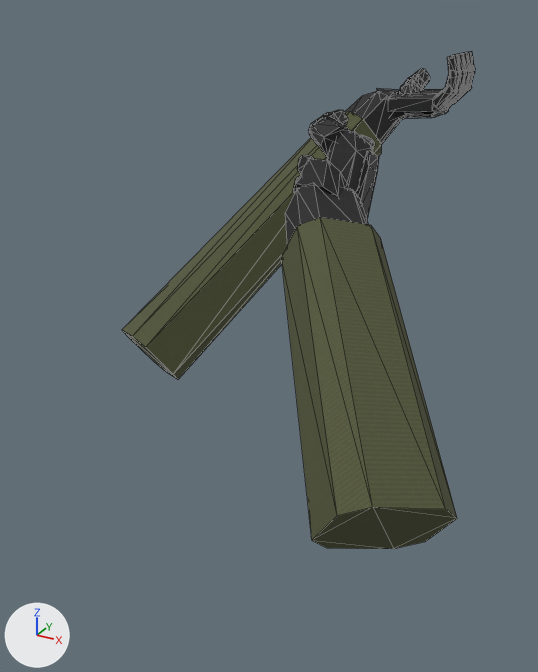
The glTF model assets/viewmodels/arms/arms_rifle.glb as it was, and as the next commit left it.
Rendered twice from a 50 mm camera at (0.268, -0.692, 0.064) aimed at (-0.037, -0.136, -0.213). Arrows for +X, +Y and +Z are at lower left; the lights stay in place. The first picture is the older version. Mesh edges are drawn as thin lines. Vertices at exactly the same position are counted once.

Script lines for the objects in view, before the commit:
```python
me_arms = bpy.data.meshes.new('Arms')
me_arms.from_pydata(...)  # 640 vertices, 1120 faces; spans x -0.242..0.189, y -0.363..0.237, z -0.313..0.02
# faces by material slot: [56, 1008, 56]
me_arms.materials.append(mat_sleeve)  # picture img_sleeve
me_arms.materials.append(mat_glove)  # picture img_glove
me_arms.materials.append(mat_knuckleguard)  # picture img_knuckle
ob_arms = bpy.data.objects.new('Arms', me_arms)
ob_arms.location = (0.0, 0.0, 0.0)
```
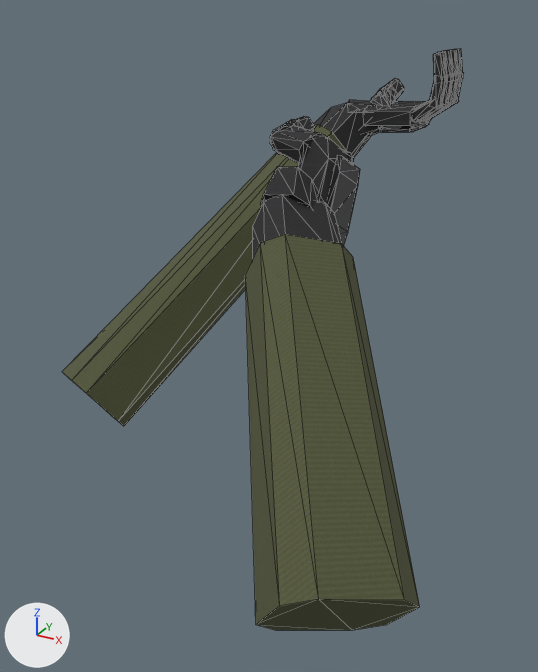
The change, as a list of edits to the scene's bpy script:
```text
Change me_arms:
    remove me_arms.from_pydata(...)  # 640 vertices, 1120 faces; spans x -0.242..0.189, y -0.363..0.237, z -0.313..0.02
    add me_arms.from_pydata(...)  # 640 vertices, 1120 faces; spans x -0.243..0.19, y -0.432..0.163, z -0.323..0.026
    me_arms part 1: the loose piece of 16 vertices spanning x -0.011..0.073, y -0.205..-0.119, z -0.138..-0.061 is multiplied about its middle by the matrix ((0.999, 0.034, 0.017), (-0.033, 0.999, -0.011), (-0.018, 0.011, 1.0)), then moved by (0.001, -0.058, 0.002)
    me_arms part 2: the loose piece of 16 vertices spanning x -0.008..0.04, y -0.163..-0.103, z -0.105..-0.045 is multiplied about its middle by the matrix ((0.996, -0.06, -0.071), (0.067, 0.993, 0.099), (0.064, -0.103, 0.993)), then moved by (0.001, -0.056, 0.002)
    me_arms part 3: the loose piece of 16 vertices spanning x -0.03..-0.001, y -0.088..-0.056, z -0.045..-0.02 is moved by (-0.001, -0.069, 0.002)
    me_arms part 4: the loose piece of 16 vertices spanning x -0.029..-0.007, y -0.07..-0.038, z -0.042..-0.02 is moved by (-0.001, -0.069, 0.002)
    me_arms part 5: the loose piece of 16 vertices spanning x 0.001..0.028, y -0.08..-0.044, z -0.06..-0.04 is multiplied about its middle by the matrix ((0.881, -0.327, -0.078), (0.336, 0.867, 0.16), (0.016, -0.177, 0.926)), then moved by (0.003, -0.058, 0.0)
    me_arms part 6: the loose piece of 16 vertices spanning x -0.028..-0.01, y -0.112..-0.081, z -0.077..-0.051 is moved by (0.0, -0.043, -0.003)
    me_arms part 7: the loose piece of 16 vertices spanning x -0.11..-0.029, y 0.112..0.197, z -0.101..-0.022 is multiplied about its middle by the matrix ((0.999, -0.04, 0.002), (0.04, 0.999, 0.016), (-0.003, -0.016, 1.0)), then moved by (-0.006, -0.074, -0.006)
    me_arms part 8: the loose piece of 16 vertices spanning x -0.041..0.013, y 0.15..0.23, z -0.048..-0.022 is moved by (0.0, -0.074, -0.006)
    me_arms part 9: the loose piece of 16 vertices spanning x 0.019..0.037, y 0.208..0.226, z -0.023..0.004 is scaled about its middle by (0.995, 1, 1.26), then moved by (0.006, -0.074, -0.003)
    me_arms part 10: the loose piece of 16 vertices spanning x 0.02..0.037, y 0.209..0.225, z -0.006..0.02 is scaled about its middle by (0.981, 1, 1.28), then moved by (0.007, -0.074, 0.003)
    me_arms part 11: the loose piece of 16 vertices spanning x 0.019..0.038, y 0.19..0.208, z -0.024..0.004 is scaled about its middle by (0.995, 1, 1.25), then moved by (0.006, -0.074, -0.003)
    me_arms part 12: the loose piece of 16 vertices spanning x 0.019..0.038, y 0.191..0.207, z -0.007..0.02 is scaled about its middle by (0.982, 1, 1.27), then moved by (0.007, -0.074, 0.003)
    me_arms part 13: the loose piece of 16 vertices spanning x 0.019..0.037, y 0.172..0.19, z -0.023..0.004 is scaled about its middle by (0.995, 1, 1.26), then moved by (0.006, -0.074, -0.003)
    me_arms part 14: the loose piece of 16 vertices spanning x 0.02..0.037, y 0.173..0.189, z -0.006..0.02 is scaled about its middle by (0.981, 1, 1.28), then moved by (0.007, -0.074, 0.003)
    me_arms part 15: 192 of 640 vertices moved; they spanned x -0.242..0.036, y -0.141..0.237, z -0.313..0.018 and now span x -0.243..0.042, y -0.234..0.163, z -0.323..0.025; mean shift (0.0, -0.075, -0.005); largest move (-0.242, -0.095, -0.273) -> (-0.243, -0.19, -0.283)
    me_arms part 16: 64 of 640 vertices moved; they spanned x -0.027..0.189, y -0.363..-0.068, z -0.264..-0.021 and now span x -0.025..0.19, y -0.432..-0.112, z -0.273..-0.02; mean shift (0.0, -0.056, 0.0); largest move (-0.023, -0.079, -0.043) -> (-0.025, -0.153, -0.04)
    other edits to the shape of me_arms do not show in these pictures
```

Boxes (x1, y1, x2, y2) around the edits, measured in the pictures (538 x 672 px; the box of a moved part takes in the faces that stretch with it):
'Arms', reshaped (14% wider, 17% taller): before (122, 51, 476, 549); after (62, 49, 464, 630)
part 1 of me_arms, moved or reshaped: before (285, 184, 369, 245); after (253, 195, 342, 257)
part 2 of me_arms, moved or reshaped: before (293, 158, 347, 197); after (260, 166, 322, 208)
part 3 of me_arms, moved or reshaped: before (309, 112, 339, 143); after (270, 119, 302, 155)
part 4 of me_arms, moved or reshaped: before (321, 109, 348, 125); after (285, 116, 315, 131)
part 5 of me_arms, moved or reshaped (mostly hidden): before (360, 135, 374, 147); after (345, 151, 354, 163)
part 6 of me_arms, moved or reshaped (not visible afterwards): before (297, 155, 315, 174)
part 7 of me_arms, moved or reshaped: before (345, 91, 400, 144); after (314, 103, 371, 158)
part 8 of me_arms, moved or reshaped: before (388, 89, 451, 114); after (363, 101, 432, 128)
part 9 of me_arms, moved or reshaped: before (467, 68, 476, 92); after (454, 72, 464, 104)
part 10 of me_arms, moved or reshaped: before (469, 51, 475, 73); after (457, 49, 463, 79)
part 11 of me_arms, moved or reshaped: before (462, 69, 472, 93); after (448, 73, 459, 106)
part 12 of me_arms, moved or reshaped: before (459, 52, 472, 75); after (445, 49, 459, 81)
part 13 of me_arms, moved or reshaped: before (456, 70, 467, 94); after (442, 74, 454, 107)
part 14 of me_arms, moved or reshaped: before (451, 53, 467, 76); after (437, 50, 454, 82)
part 15 of me_arms, moved or reshaped: before (122, 55, 472, 379); after (62, 52, 459, 426)
part 16 of me_arms, moved or reshaped: before (281, 115, 457, 549); after (245, 123, 420, 630)
